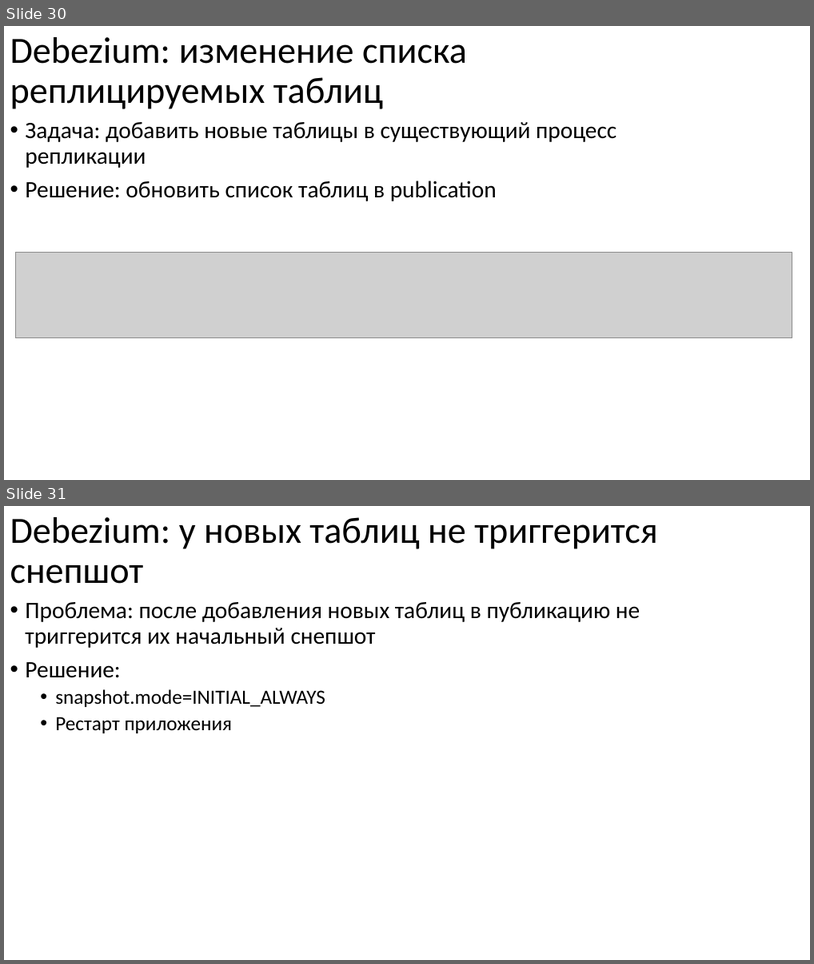
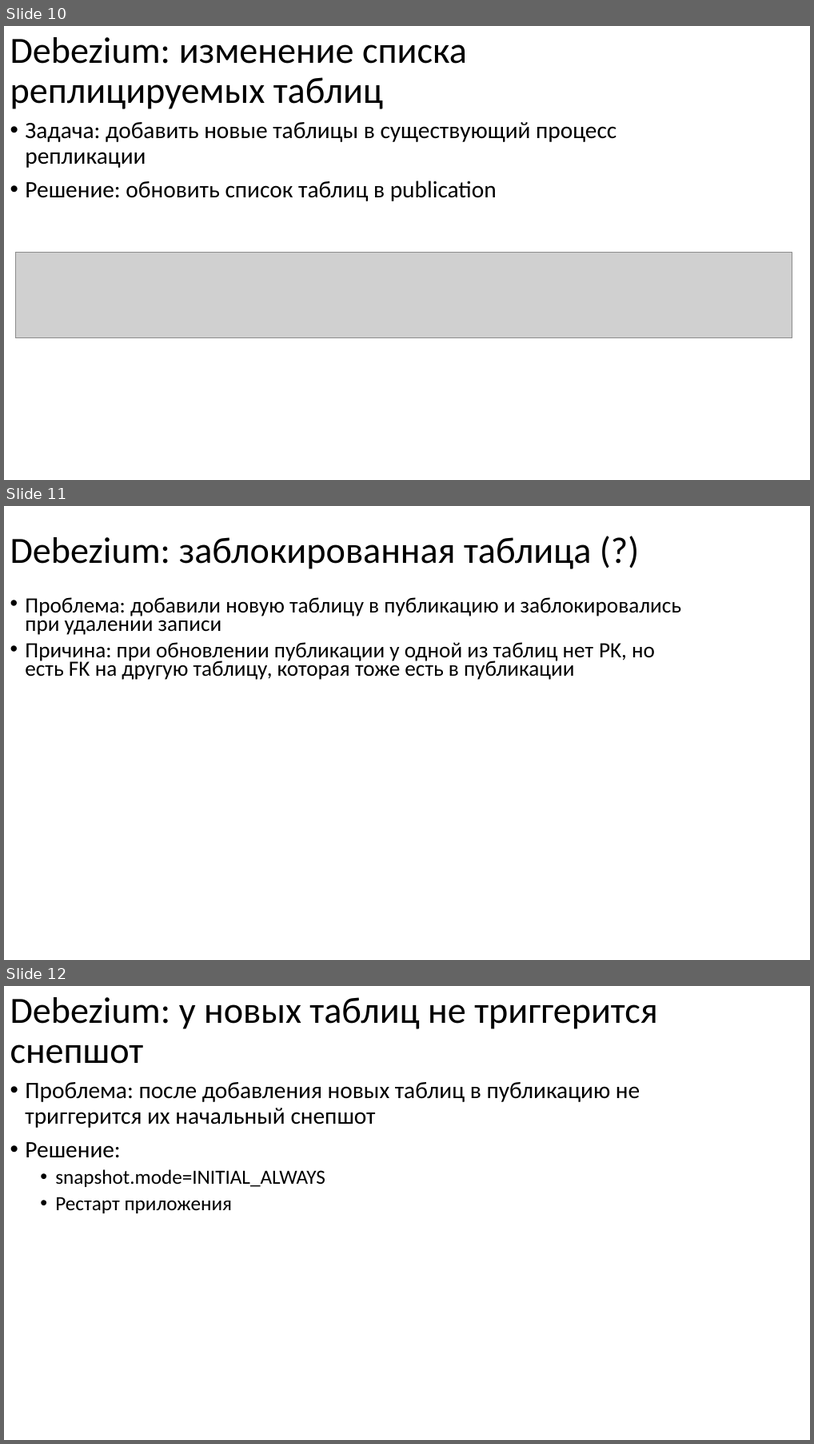
Before and after one commit to nryanov/presentations, a slide deck: smartdata/cdc-via-debezium/debezium-smartdata2025.pptx. Shown one above the other, each under a label of ours: slides 30 and 31 before the commit, slides 10, 11 and 12 after it. The pictures are 814x964 and 814x1444 pixels, drawn with LibreOffice and Linux fonts; fonts in the diff are those of the drawing; grey boxes stand for pictures. Boxes give left, top, right and bottom in pixels: in the first picture for what was removed or moved away, otherwise in the second. Text is boxed around its words. In the diff, an @@ line names an element or a change of style, - is before the commit and + after.

```diff
--- a/smartdata/cdc-via-debezium/debezium-smartdata2025.pptx
+++ b/smartdata/cdc-via-debezium/debezium-smartdata2025.pptx
@@ slide 11 added at (4,506,810,960), background #FFFFFF @@
@@ title added at (10,537,591,569), 44 pt, text #000000 @@
+Debezium: заблокированная таблица (?)
@@ text added at (25,597,682,680), 25.9 pt, text #000000 @@
+• Проблема: добавили новую таблицу в публикацию и заблокировались при удалении записи
+• Причина: при обновлении публикации у одной из таблиц нет PK, но есть FK на другую таблицу, которая тоже есть в публикации
@@ what was slide 30 is now slide 10 @@
@@ what was slide 31 is now slide 12 @@
```
Also in this commit, not shown: 4 slides changed, 26 slides removed, 1 other file.
